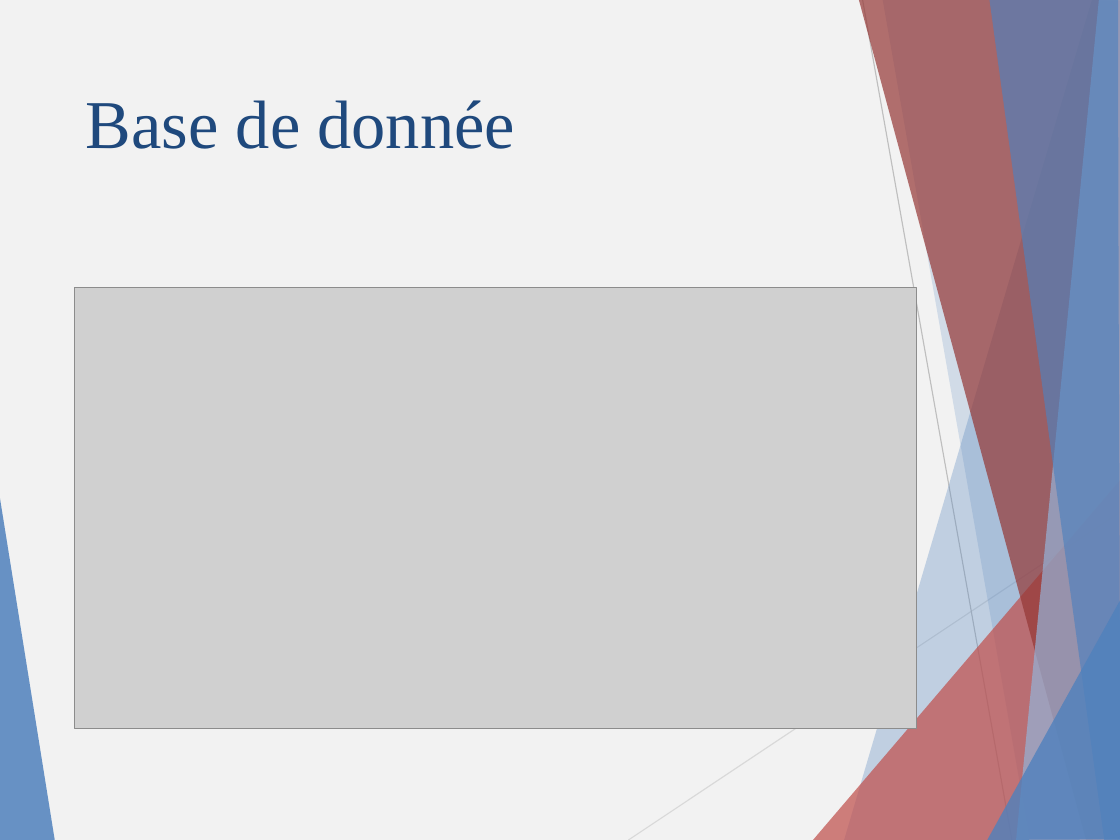
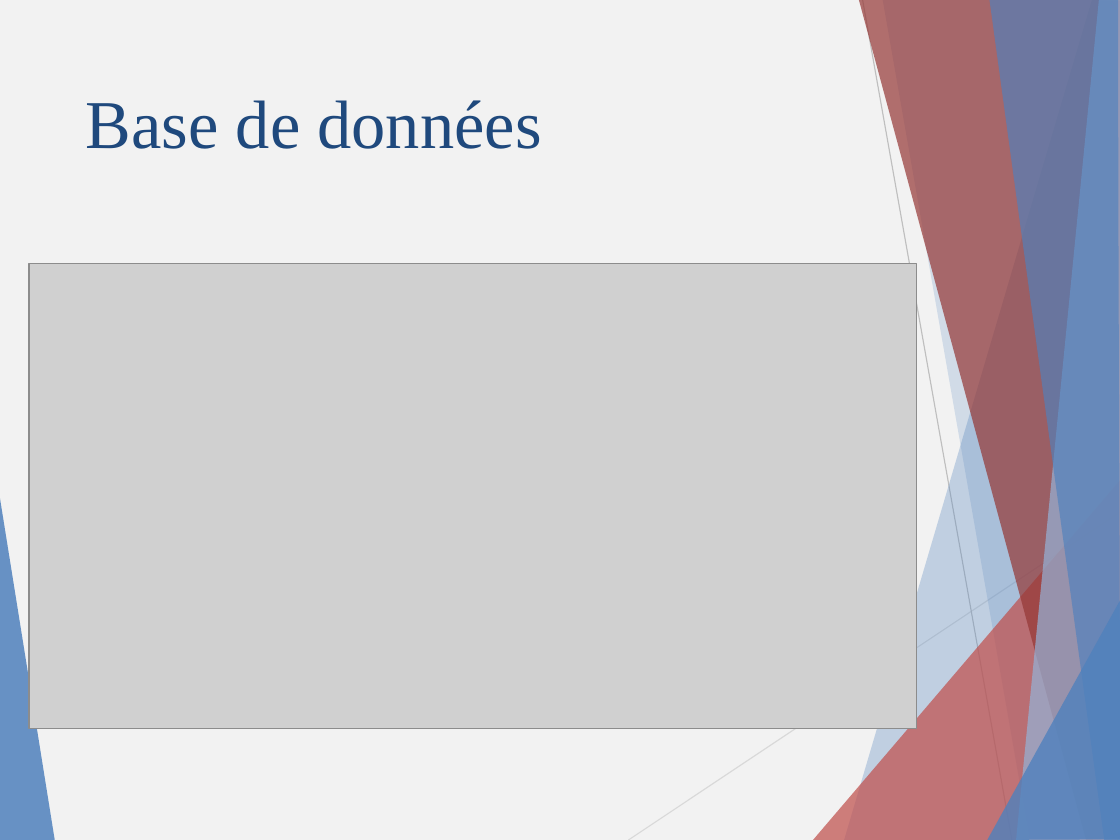
Before and after one commit to Nyahon/PRO, a slide deck: slide 5 of presentation/DARYLL.pptx. Drawn at 1120x840 pixels with LibreOffice and Linux fonts; fonts in the diff are those of the drawing; grey boxes stand for pictures. Boxes give left, top, right and bottom in pixels: in the first picture for what was removed or moved away, otherwise in the second. Text is boxed around its words. In the diff, an @@ line names an element or a change of style, - is before the commit and + after.

```diff
--- a/presentation/DARYLL.pptx
+++ b/presentation/DARYLL.pptx
@@ title at (86, 100, 542, 149): text changed @@
-Base de donnée
+Base de données
@@ picture: place and size @@
-picture at (75, 288, 917, 729)
+picture at (29, 264, 917, 729)
```
Also in this commit, not shown: 8 other slides changed.
